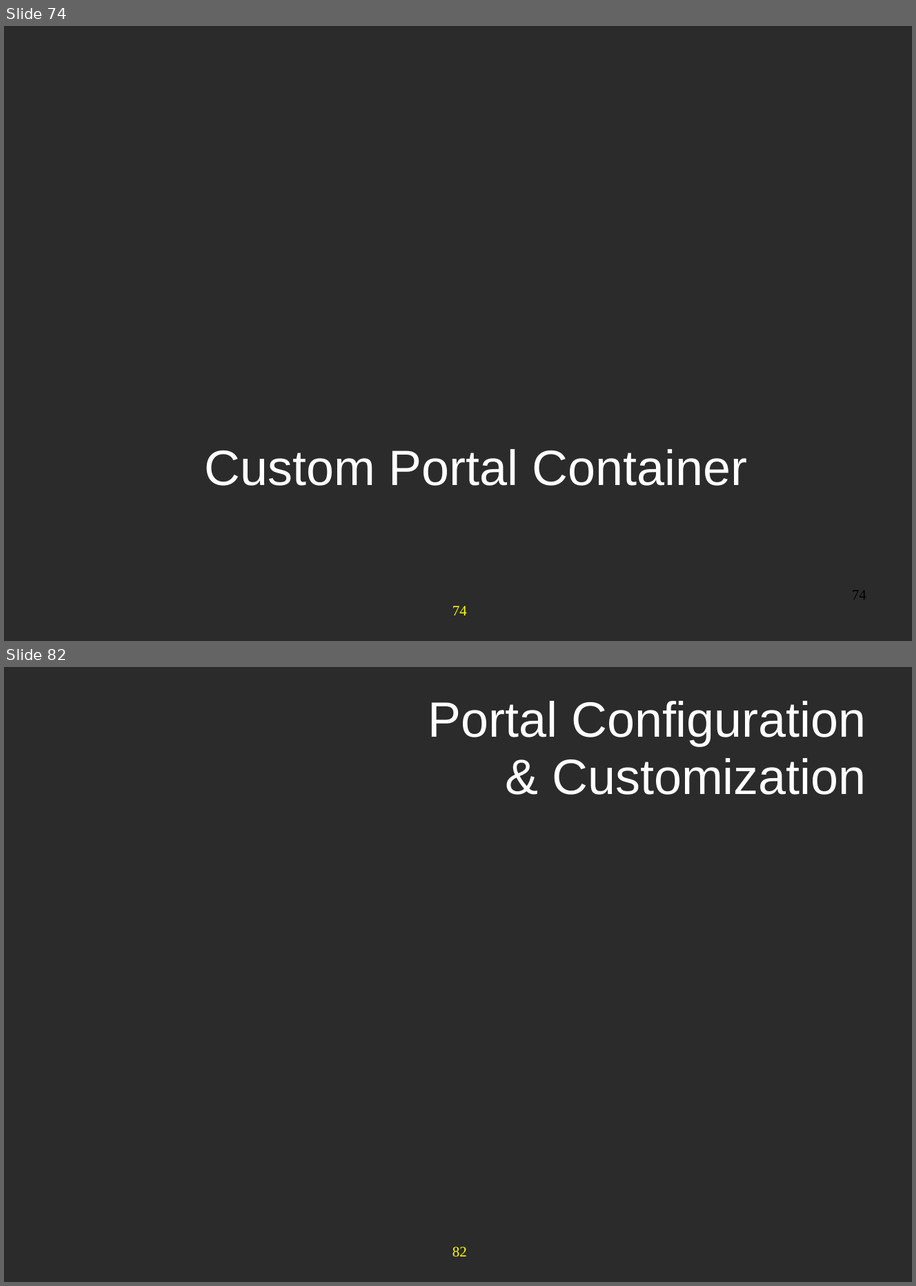
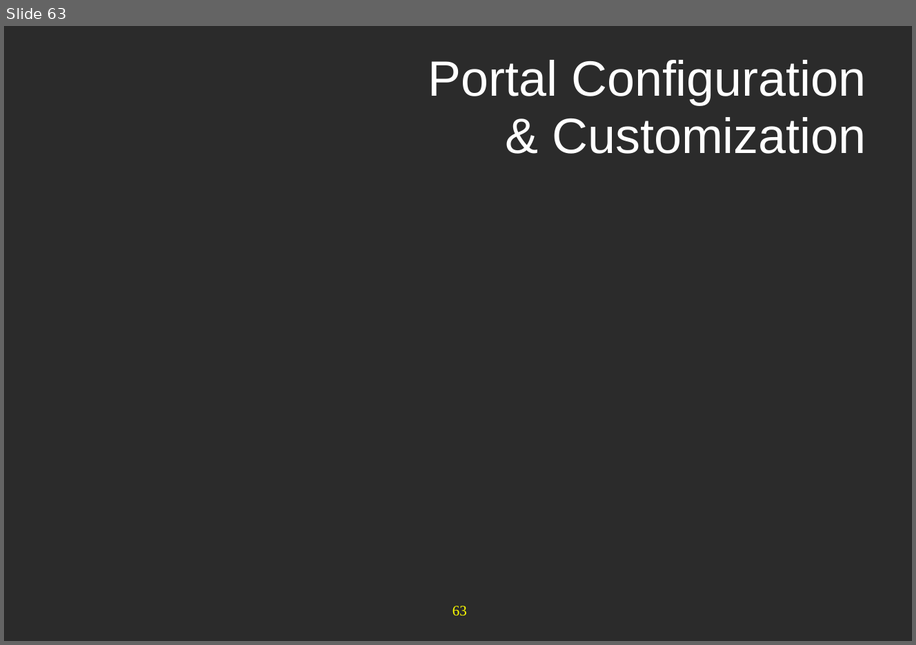
Before and after one commit to anhvurz90/training, a slide deck: exo-developer/210-configuration/slides/210-Portal-configuration-XDev-en.ppt. Shown one above the other, each under a label of ours: slides 74 and 82 before the commit, slide 63 after it; the slides between them are not shown. The pictures are 916x1286 and 916x645 pixels, drawn with LibreOffice and Linux fonts; fonts in the diff are those of the drawing; background and template pictures are left out; a plain dark background stands for a picture behind light text. Boxes give left, top, right and bottom in pixels: in the first picture for what was removed or moved away, otherwise in the second. Text is boxed around its words. In the diff, an @@ line names an element or a change of style, - is before the commit and + after.

```diff
--- a/exo-developer/210-configuration/slides/210-Portal-configuration-XDev-en.ppt
+++ b/exo-developer/210-configuration/slides/210-Portal-configuration-XDev-en.ppt
@@ slide 74 removed at (4,26,912,641), background picture (left out); not listed: 1 template element that a slide beside it also shows @@
@@ text removed at (205,449,746,486) @@
-Custom Portal Container
@@ page number removed at (852,590,866,599) @@
-74
@@ what was slide 82 is now slide 63 @@
@@ page number at (452,606,467,615): text changed @@
-82
+63
```
Also in this commit, not shown: 3 slides changed, 18 other slides removed, 31 other files.
